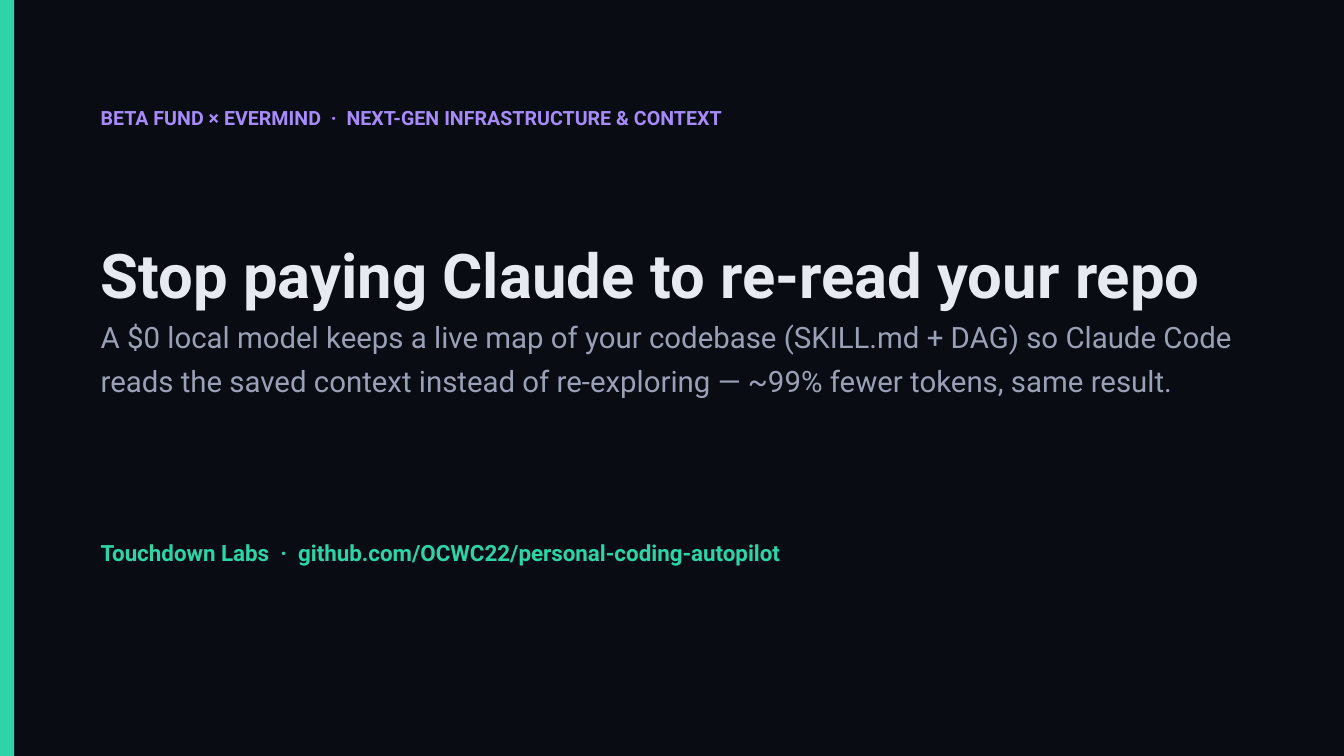
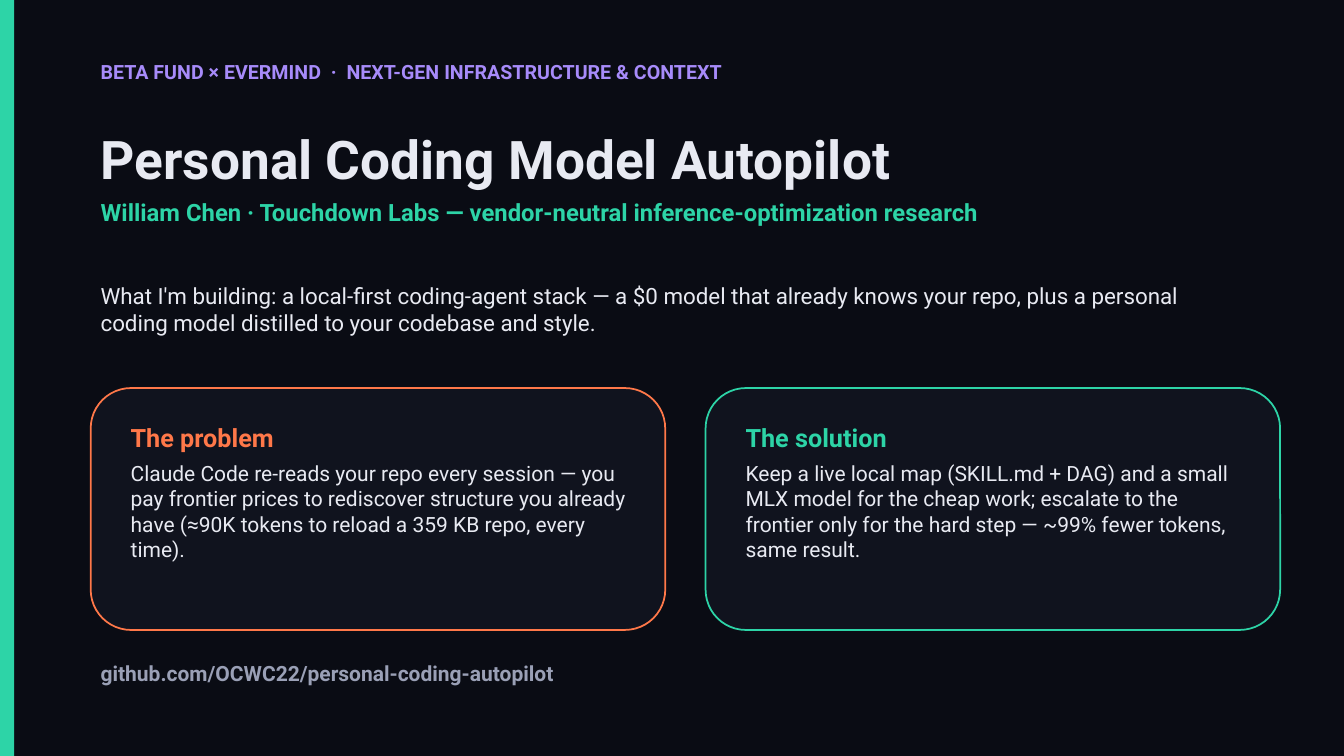
Before and after one commit to OCWC22/context-autopilot, a slide deck: slide 1 of demo/autopilot-slides.pptx. Drawn at 1344x756 pixels with LibreOffice and Linux fonts; fonts in the diff are those of the drawing. Boxes give left, top, right and bottom in pixels: in the first picture for what was removed or moved away, otherwise in the second. Text is boxed around its words. In the diff, an @@ line names an element or a change of style, - is before the commit and + after.

```diff
--- a/demo/autopilot-slides.pptx
+++ b/demo/autopilot-slides.pptx
@@ text "BETA FUND × EVERMIND · ...": place and size @@
-text "BETA FUND × EVERMIND · ..." at bbox=[101, 111, 722, 126]
+text "BETA FUND × EVERMIND · ..." at bbox=[101, 65, 722, 80]
@@ text at bbox=[101, 139, 978, 226]: text changed; size 21 to 17 pt; text colour #9AA0B6 to #2DD4A7; bold on @@
-Stop paying Claude to re-read your repo
-A $0 local model keeps a live map of your codebase (SKILL.md + DAG) so Claude Code
-reads the saved context instead of re-exploring — ~99% fewer tokens, same result.
+Personal Coding Model Autopilot
+William Chen · Touchdown Labs — vendor-neutral inference-optimization research
@@ text added at bbox=[101, 285, 1178, 336], 16 pt, text #E8EAF2 @@
+What I'm building: a local-first coding-agent stack — a $0 model that already knows your repo, plus a personal coding model distilled to your codebase and style.
@@ rounded rectangle added at bbox=[91, 388, 665, 630], fill #10131E, outline #FF7849 1.25 pt, 15 pt, text #E8EAF2 @@
+The problem
+Claude Code re-reads your repo every session — you pay frontier prices to rediscover structure you already have (≈90K tokens to reload a 359 KB repo, every time).
@@ rounded rectangle added at bbox=[706, 388, 1280, 630], fill #10131E, outline #2DD4A7 1.25 pt, 15 pt, text #E8EAF2 @@
+The solution
+Keep a live local map (SKILL.md + DAG) and a small MLX model for the cheap work; escalate to the frontier only for the hard step — ~99% fewer tokens, same result.
@@ text at bbox=[101, 665, 554, 686]: text changed; size 16 to 15 pt; text colour #2DD4A7 to #9AA0B6 @@
-Touchdown Labs · github.com/OCWC22/personal-coding-autopilot
+github.com/OCWC22/personal-coding-autopilot
```
Also in this commit, not shown: 1 slide added, 1 slide removed, 1 other file.
